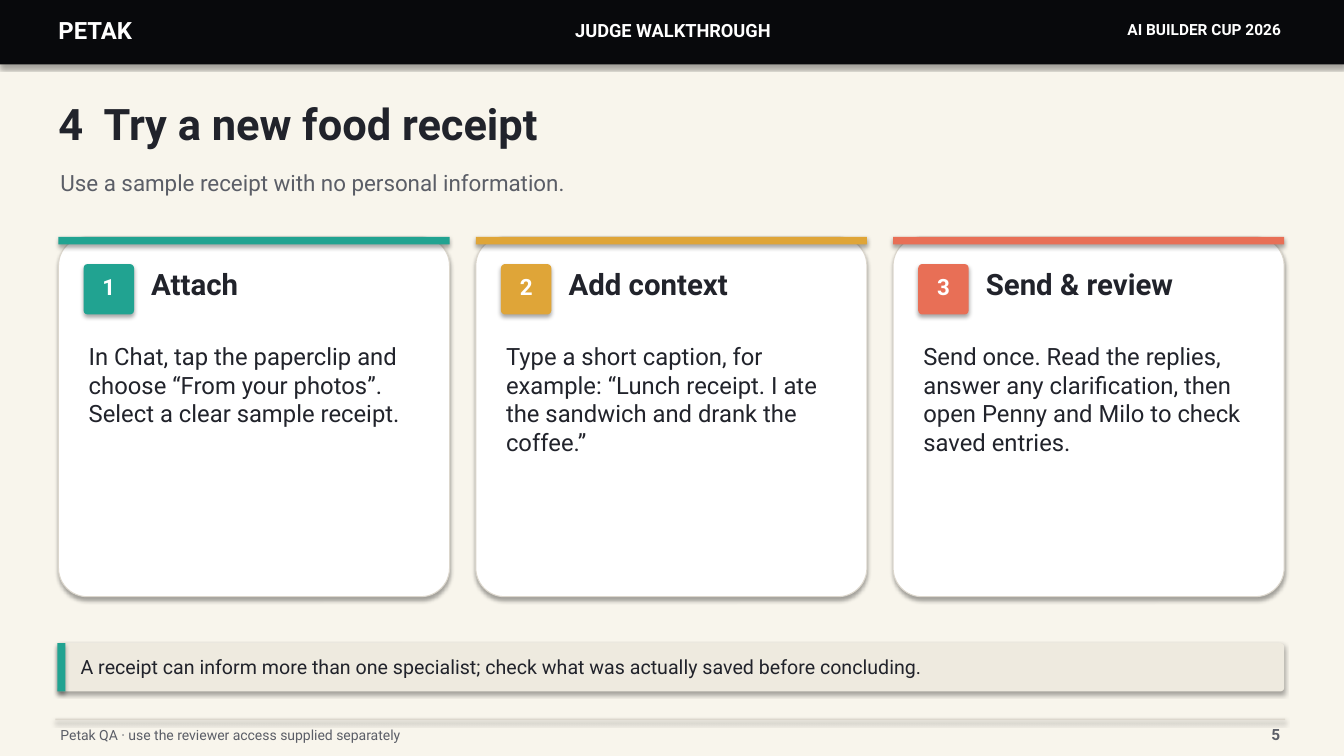
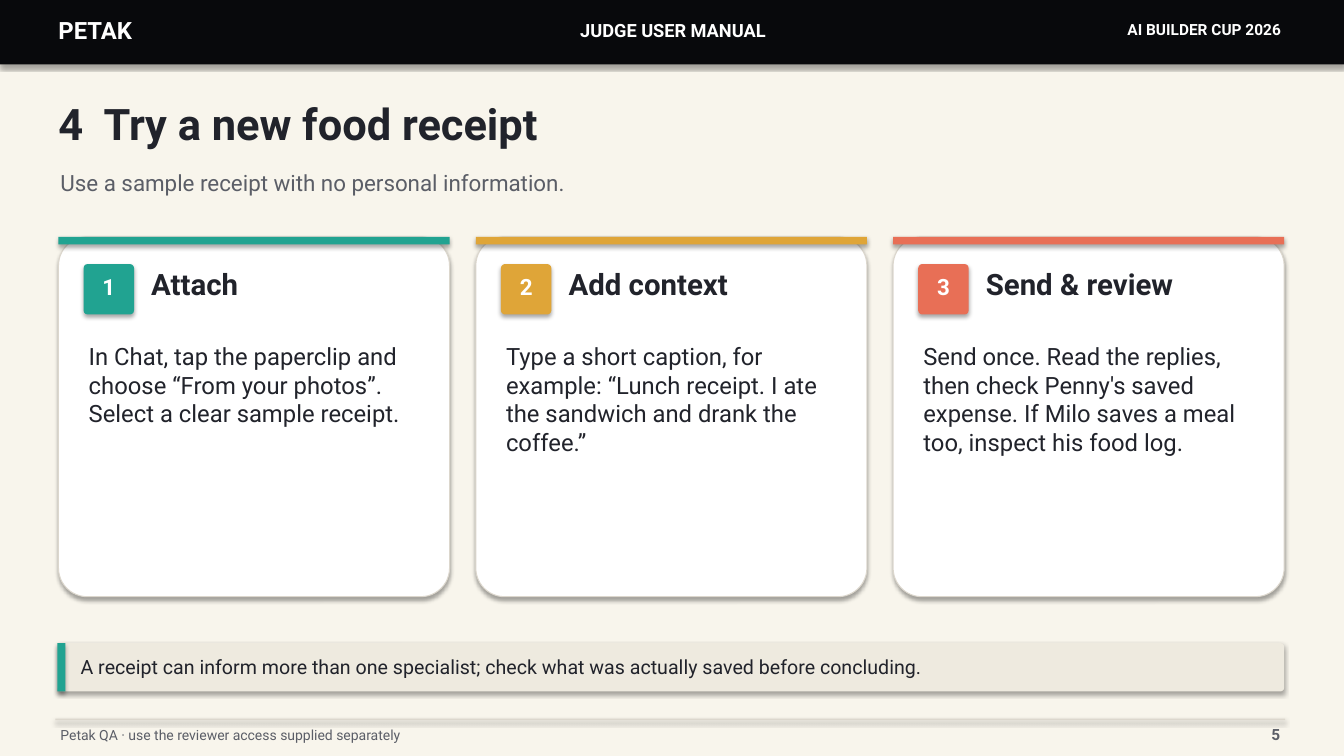
Before and after one commit to FhikarZul/petak-builder-cup-2026, a slide deck: slide 5 of docs/judge-walkthrough.pptx. Drawn at 1344x756 pixels with LibreOffice and Linux fonts; fonts in the diff are those of the drawing. Boxes give left, top, right and bottom in pixels: in the first picture for what was removed or moved away, otherwise in the second. Text is boxed around its words. In the diff, an @@ line names an element or a change of style, - is before the commit and + after.

Commit message:
Audit and focus judge manual slides

```diff
--- a/docs/judge-walkthrough.pptx
+++ b/docs/judge-walkthrough.pptx
@@ text at box(580, 24, 766, 37): text changed @@
-JUDGE WALKTHROUGH
+JUDGE USER MANUAL
@@ text at box(923, 347, 1235, 456): text changed @@
-Send once. Read the replies, answer any clarification, then open Penny and Milo to check saved entries.
+Send once. Read the replies, then check Penny's saved expense. If Milo saves a meal too, inspect his food log.
```
Also in this commit, not shown: 7 other slides changed, 4 slides removed.
